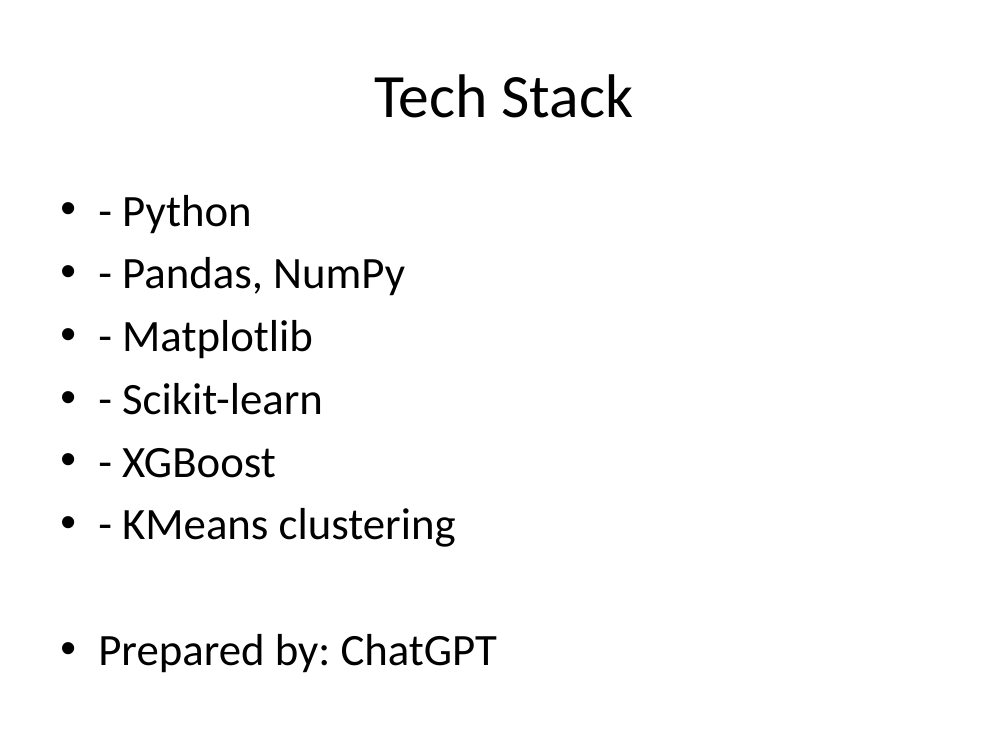
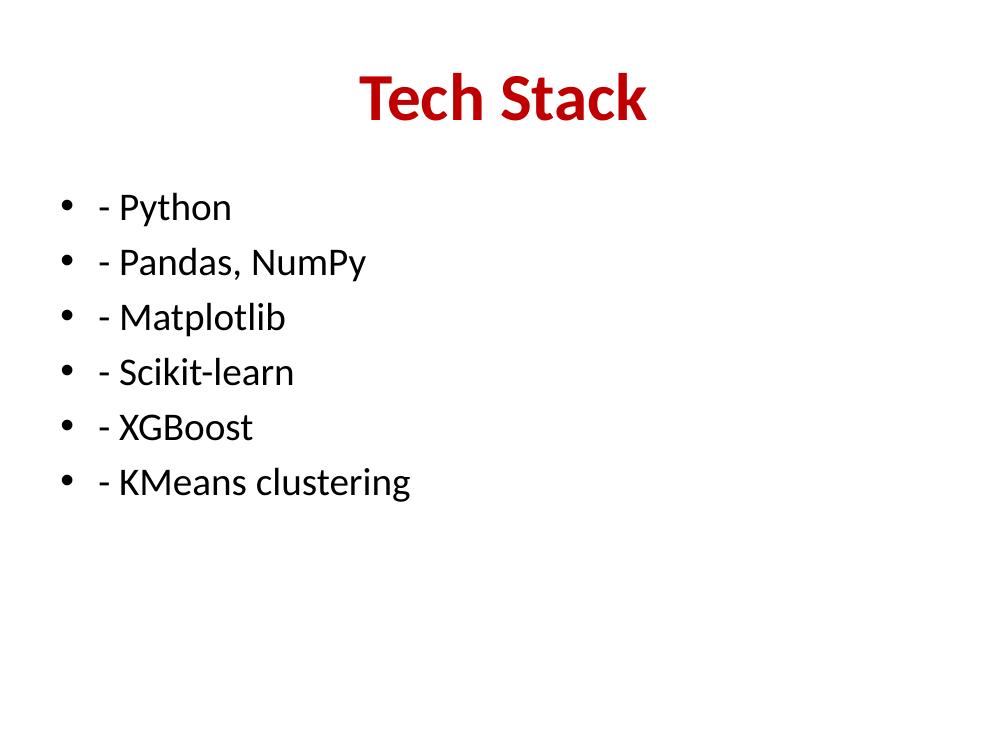
Before and after one commit to subalakshmi-ds/sales-forecasting-clustering-project, a slide deck: slide 3 of Sales_Project_Summary_PPT.pptx. Drawn at 1008x756 pixels with LibreOffice and Linux fonts; fonts in the diff are those of the drawing. Boxes give left, top, right and bottom in pixels: in the first picture for what was removed or moved away, otherwise in the second. Text is boxed around its words. In the diff, an @@ line names an element or a change of style, - is before the commit and + after.

```diff
--- a/Sales_Project_Summary_PPT.pptx
+++ b/Sales_Project_Summary_PPT.pptx
@@ title "Tech Stack" at bbox=[360, 73, 648, 121]: size 44 to 48 pt, text colour #000000 to #C00000, bold on @@
@@ text "- Python" at bbox=[119, 192, 411, 502]: size 32 to 28 pt @@
@@ text at bbox=[98, 634, 498, 673]: paragraph removed @@
-• Prepared by: ChatGPT
```
Also in this commit, not shown: 2 other slides changed, 4 slides added, 1 other file.
